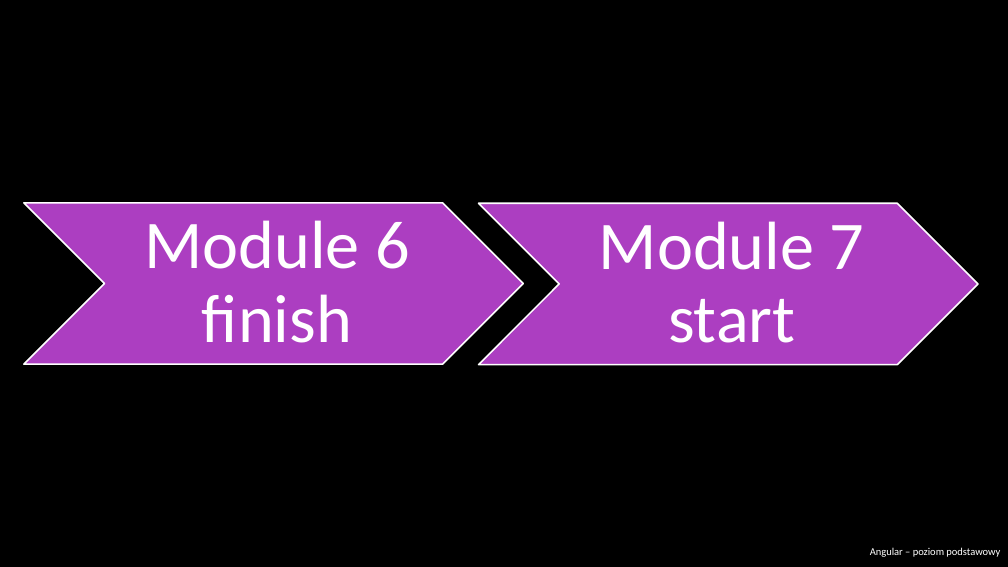
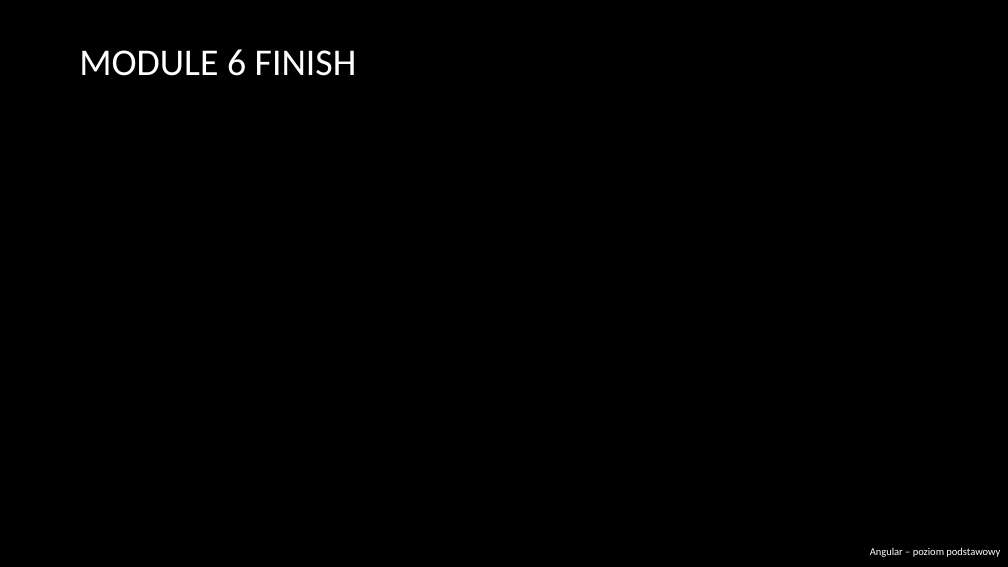
Before and after one commit to RafalSzczuka/angular-course-pfr, a slide deck: slide 71 of prezentacja/Angular beginner.pptx (slide 75 before the commit). Drawn at 1008x567 pixels with LibreOffice and Linux fonts; fonts in the diff are those of the drawing; background and template pictures are left out. Boxes give left, top, right and bottom in pixels: in the first picture for what was removed or moved away, otherwise in the second. Text is boxed around its words. In the diff, an @@ line names an element or a change of style, - is before the commit and + after.

```diff
--- a/prezentacja/Angular beginner.pptx
+++ b/prezentacja/Angular beginner.pptx
@@ title at (79, 49, 357, 76): text changed; size 65 to 36 pt @@
-Module 6 finish
+MODULE 6 FINISH
@@ chevron removed at (24, 203, 524, 364) @@
@@ chevron removed at (479, 203, 979, 364) @@
@@ text removed at (599, 221, 865, 343) @@
-Module 7 start
```
Also in this commit, not shown: 22 other slides changed, 2 slides added, 5 slides removed.
